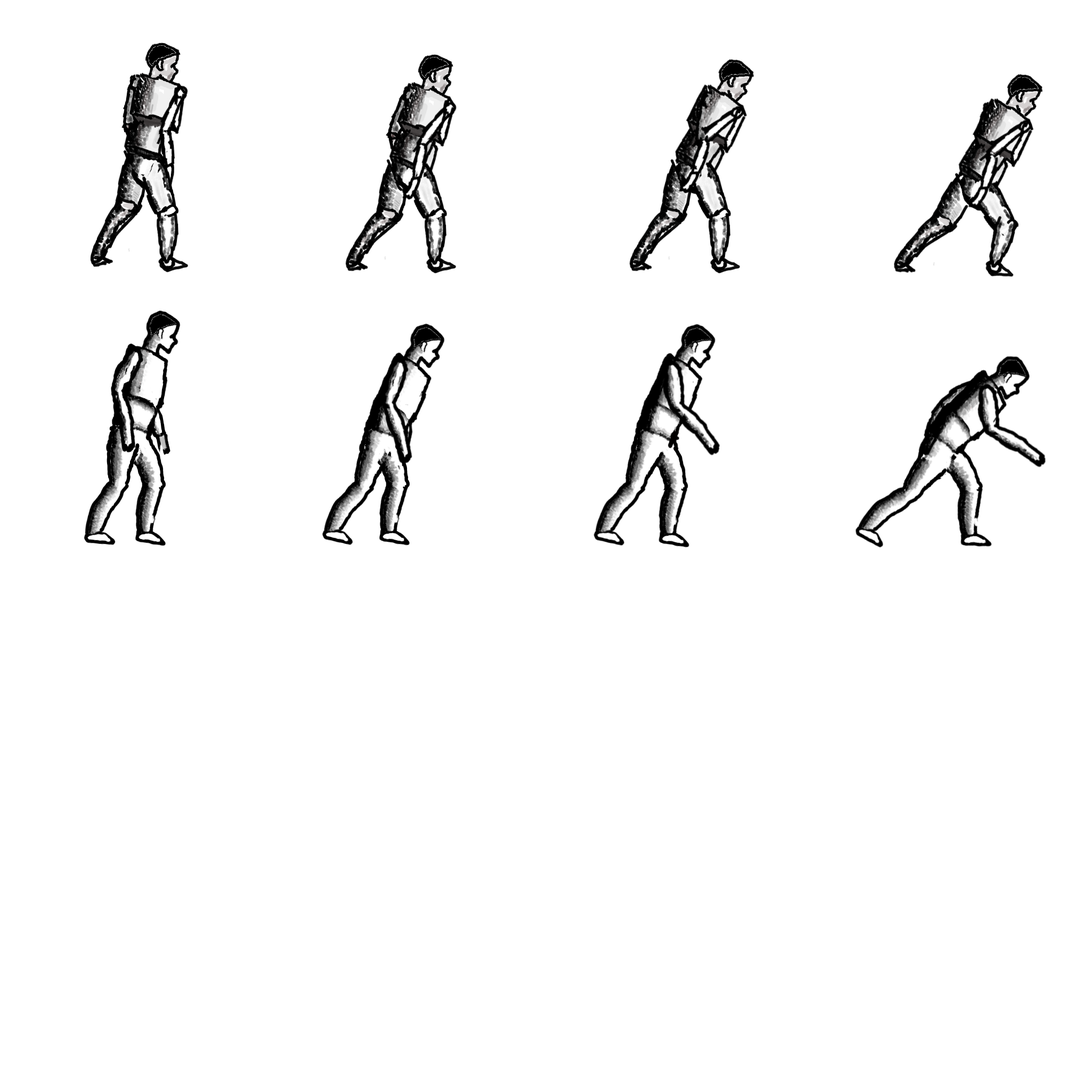
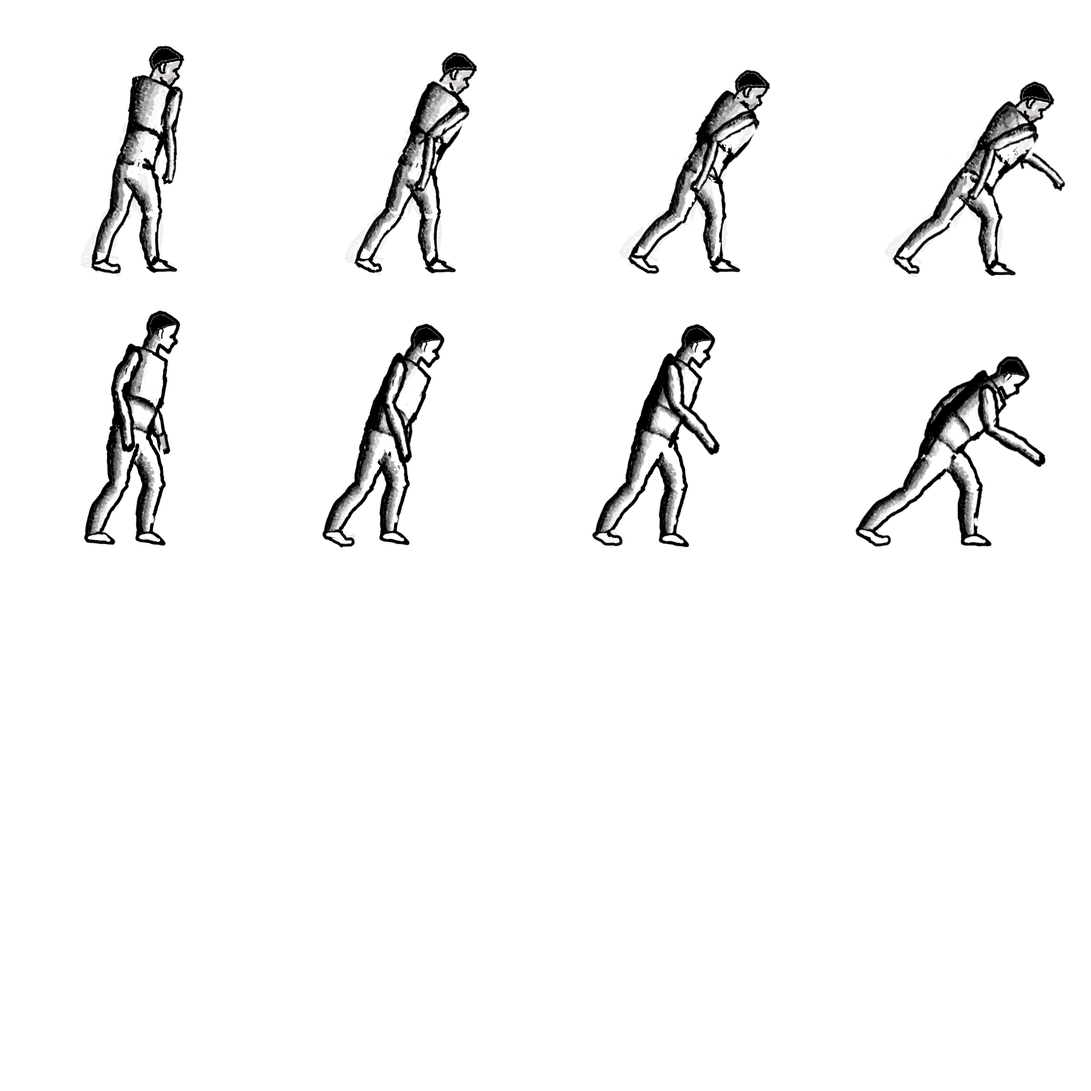
Layered file, before and after one edit (1091x1091). Changes by layer:
removed group "DASHING - De frente pra direita - de costas - frame 1" (12 layers) over (80, 42, 189, 278)
added group "IDLE - De frente pra direita - de costas - frame 1" (1st of 4) with 12 layers above "IDLE - De frente pra direita - de costas - frame 1" over (80, 42, 410, 278)
moved "panturrilha de tras" (1st of 8, in "IDLE - De frente pra direita - de costas - frame 1") into group "IDLE - De frente pra direita - de costas - frame 1", painted on it over (80, 170, 410, 278)
removed group "DASHING - De frente pra direita - de costas - frame 2" (12 layers) over (345, 51, 478, 342)
added group "IDLE - De frente pra direita - de costas - frame 1" (2nd of 4) with 12 layers above "IDLE - De frente pra direita - de costas - frame 1" over (345, 51, 478, 342)
removed group "DASHING - De frente pra direita - de costas - frame 3" (12 layers) over (619, 58, 771, 276)
added group "IDLE - De frente pra direita - de costas - frame 1" (3rd of 4) with 12 layers above "IDLE - De frente pra direita - de costas - frame 1" over (619, 58, 921, 278)
moved "panturrilha de tras" (3rd of 8, in "IDLE - De frente pra direita - de costas - frame 1") into group "IDLE - De frente pra direita - de costas - frame 1", painted on it over (619, 204, 921, 278)
removed group "DASHING - De frente pra direita - de costas - frame 4" (12 layers) over (886, 73, 1066, 278)
added group "IDLE - De frente pra direita - de costas - frame 1" (4th of 4) with 12 layers above "DASHING - De frente para a direita - de frente - frame 1" over (864, 73, 1066, 549)
moved "panturrilha de tras" (4th of 8, in "IDLE - De frente pra direita - de costas - frame 1") into group "IDLE - De frente pra direita - de costas - frame 1", painted on it over (864, 204, 956, 549)
…and 67 more changes (2 added, 63 painted, 2 removed, 43 stack)
